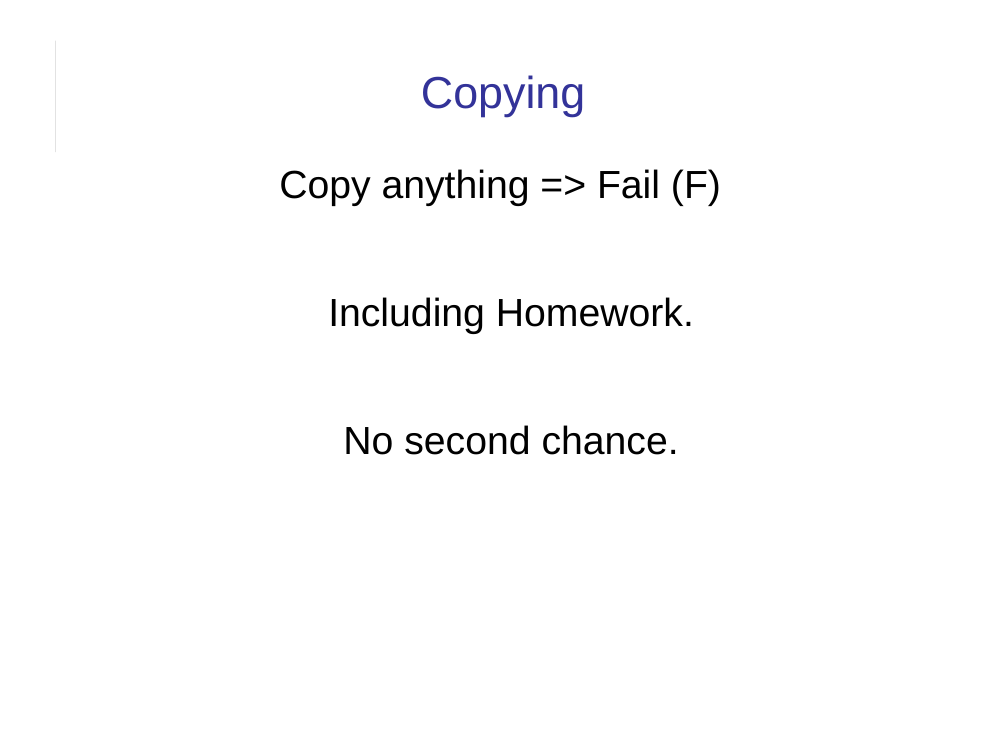
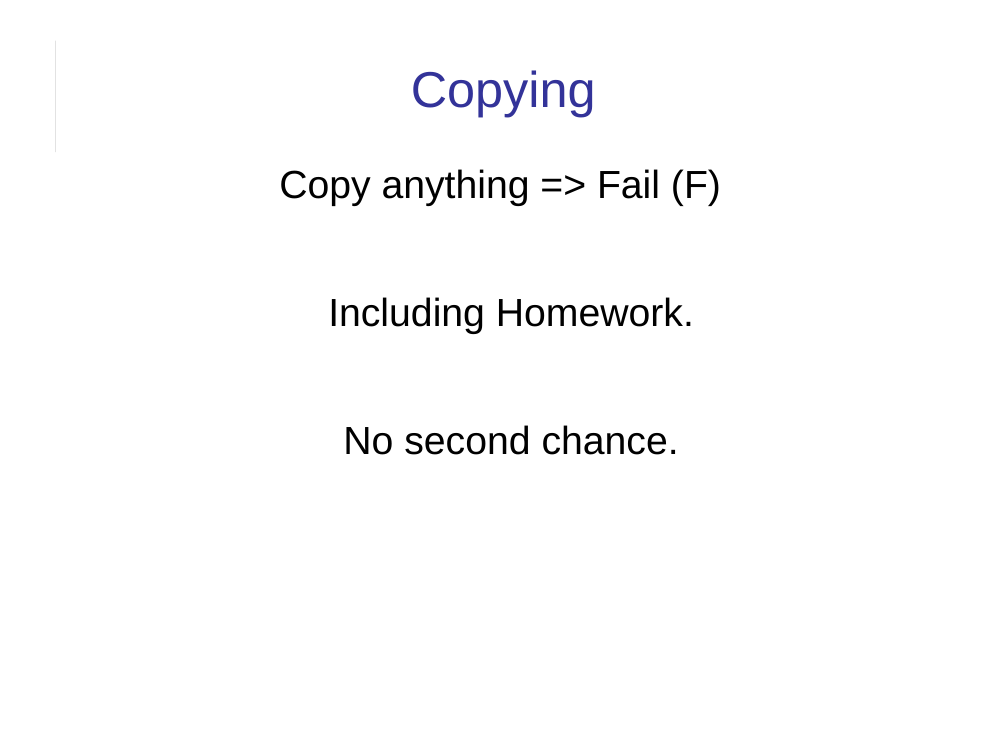
Before and after one commit to cpske/ISP, a slide deck: slide 17 of introduction/Introduction-to-Course.odp (slide 16 before the commit). Drawn at 1008x756 pixels with LibreOffice and Linux fonts; fonts in the diff are those of the drawing. Boxes give left, top, right and bottom in pixels: in the first picture for what was removed or moved away, otherwise in the second. Text is boxed around its words. In the diff, an @@ line names an element or a change of style, - is before the commit and + after.

```diff
--- a/introduction/Introduction-to-Course.odp
+++ b/introduction/Introduction-to-Course.odp
@@ title "Copying" at bbox=[411, 70, 596, 117]: size 32 to 36 pt @@
```
Also in this commit, not shown: 5 other slides changed, 2 slides added, 1 slide removed, 6 other files.
